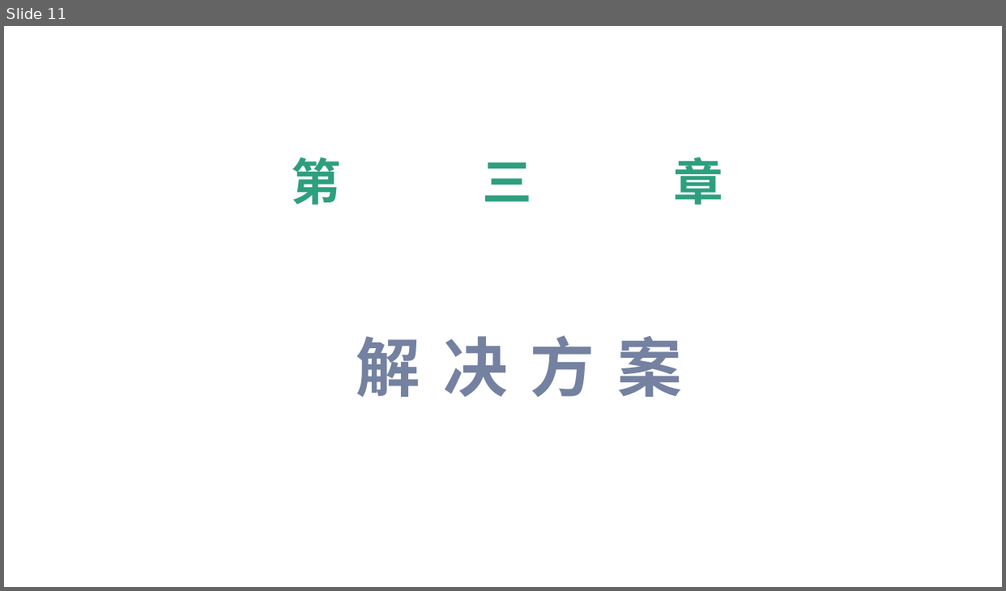
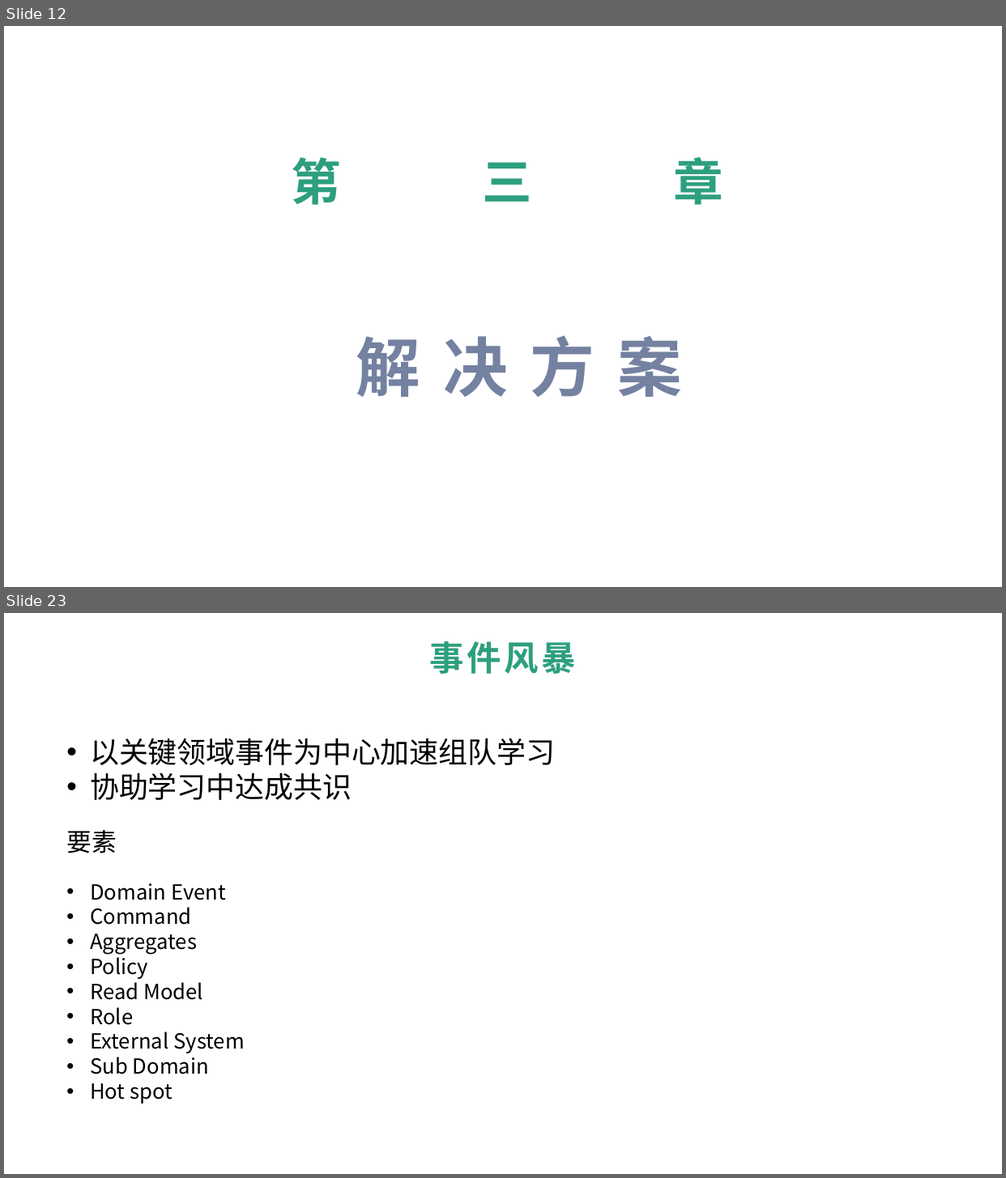
Before and after one commit to tigerlw/product-design, a slide deck: Lean_agile.pptx. Shown one above the other, each under a label of ours: slide 11 before the commit, slides 12 and 23 after it; the slides between them are not shown. The pictures are 1006x591 and 1006x1178 pixels, drawn with LibreOffice and Linux fonts; fonts in the diff are those of the drawing; background and template pictures are left out. Boxes give left, top, right and bottom in pixels: in the first picture for what was removed or moved away, otherwise in the second. Text is boxed around its words. In the diff, an @@ line names an element or a change of style, - is before the commit and + after.

```diff
--- a/Lean_agile.pptx
+++ b/Lean_agile.pptx
@@ slide 23 added at box(4, 613, 1002, 1174), background picture (left out) @@
@@ text added at box(429, 641, 576, 674), 33 pt, text #2D9F7E, bold @@
+事件风暴
@@ text added at box(66, 738, 555, 1104), 20 pt, text #000000 @@
+• 以关键领域事件为中心加速组队学习
+• 协助学习中达成共识
+要素
+• Domain Event
+• Command
+• Aggregates
+• Policy
+• Read Model
+• Role
+• External System
+• Sub Domain
+• Hot spot
@@ what was slide 11 is now slide 12 @@
```
Also in this commit, not shown: 17 other slides added, 21 slides removed, 1 other file.
